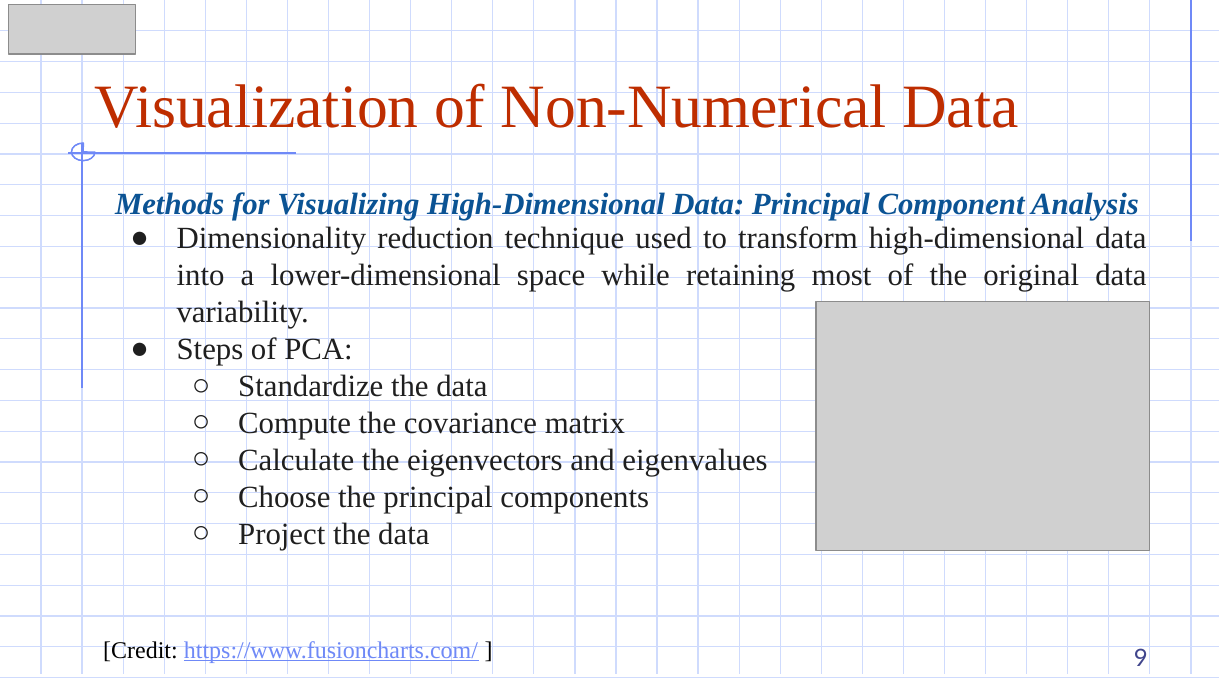
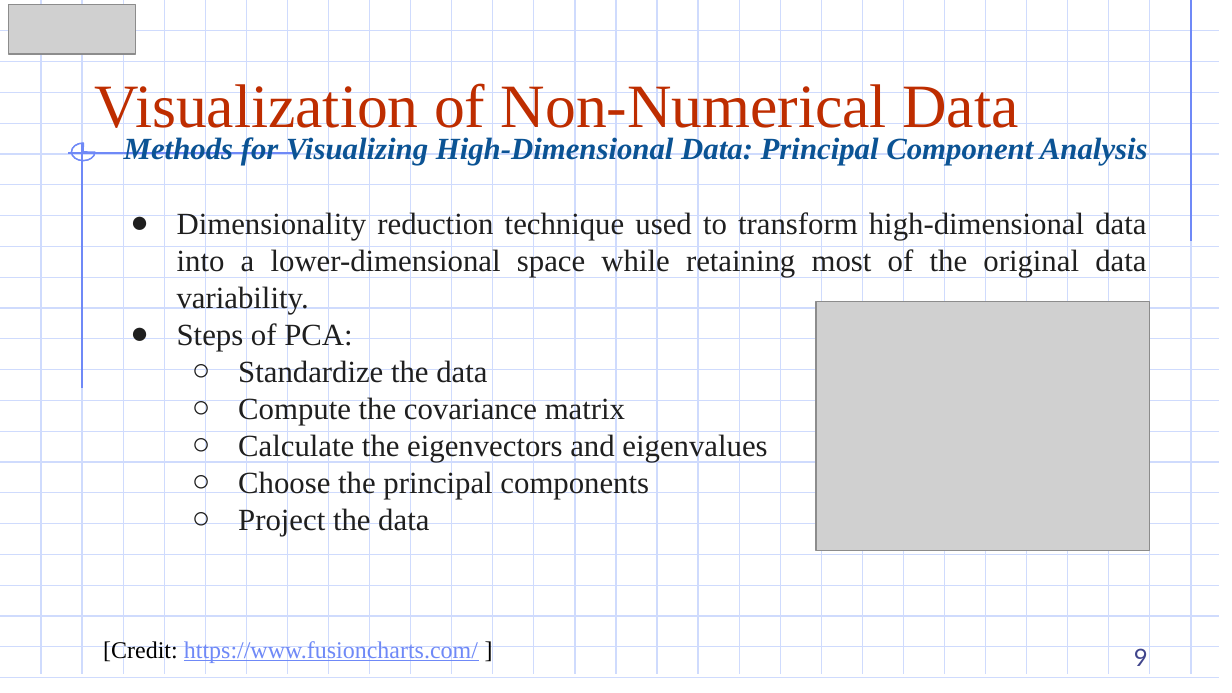
Before and after one commit to DazielNguyen/DBM302m, a slide deck: slide 9 of slides/2.3 Visualization of Non-Numerical Data.pptx. Drawn at 1232x693 pixels with LibreOffice and Linux fonts; fonts in the diff are those of the drawing; grey boxes stand for pictures. Boxes give left, top, right and bottom in pixels: in the first picture for what was removed or moved away, otherwise in the second. Text is boxed around its words. In the diff, an @@ line names an element or a change of style, - is before the commit and + after.

```diff
--- a/slides/2.3 Visualization of Non-Numerical Data.pptx
+++ b/slides/2.3 Visualization of Non-Numerical Data.pptx
@@ text "Methods for Visualizing High-Dimensional Data: ...": place and size @@
-text "Methods for Visualizing High-Dimensional Data: ..." at [115, 190, 1139, 220]
+text "Methods for Visualizing High-Dimensional Data: ..." at [124, 135, 1148, 165]
@@ text "Dimensionality reduction technique used to ...": place and size @@
-text "Dimensionality reduction technique used to ..." at [177, 224, 1146, 550]
+text "Dimensionality reduction technique used to ..." at [177, 210, 1146, 536]
```
Also in this commit, not shown: 10 other slides changed, 15 other files.
